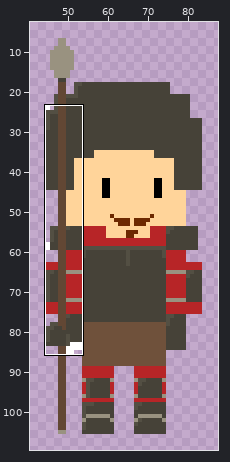
One commit to this sprite sheet: PNJ-Simulator/Assets/Sprites/guard_base.png. The first picture is a wide view before the edit; the outline marks the close-up.
Close-up. As it was:
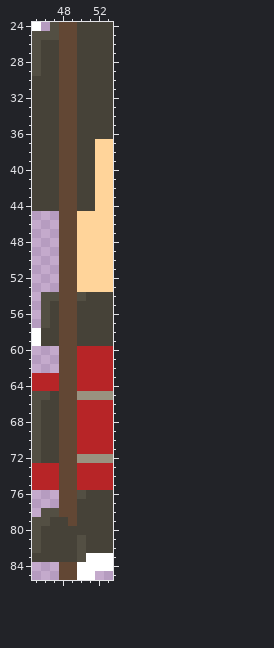
The file is 128x128 pixels. Shown: x 45..53, y 24..85. The wide view leaves out empty margins.
After the commit:
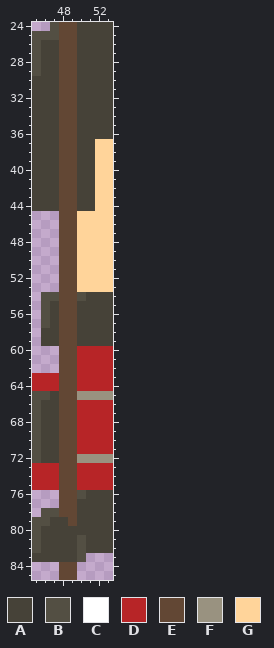
Palette (. is transparent): A #464238  B #534f43  C #ffffff  D #b72527  E #624734  F #999280  G #ffd49a
Difference:
{"y":24,"x":45,"old":"C","new":"."}
{"y":58,"x":45,"old":"C","new":"."}
{"y":59,"x":45,"old":"C","new":"."}
{"y":83,"x":51,"old":"CCC","new":"..."}
{"y":84,"x":50,"old":"CCCC","new":"...."}
{"y":85,"x":50,"old":"CC","new":".."}
{"label":"erased","picture_box":[32,22,41,31]}
{"label":"erased","picture_box":[32,328,41,346]}
{"label":"erased","picture_box":[77,553,113,580]}
